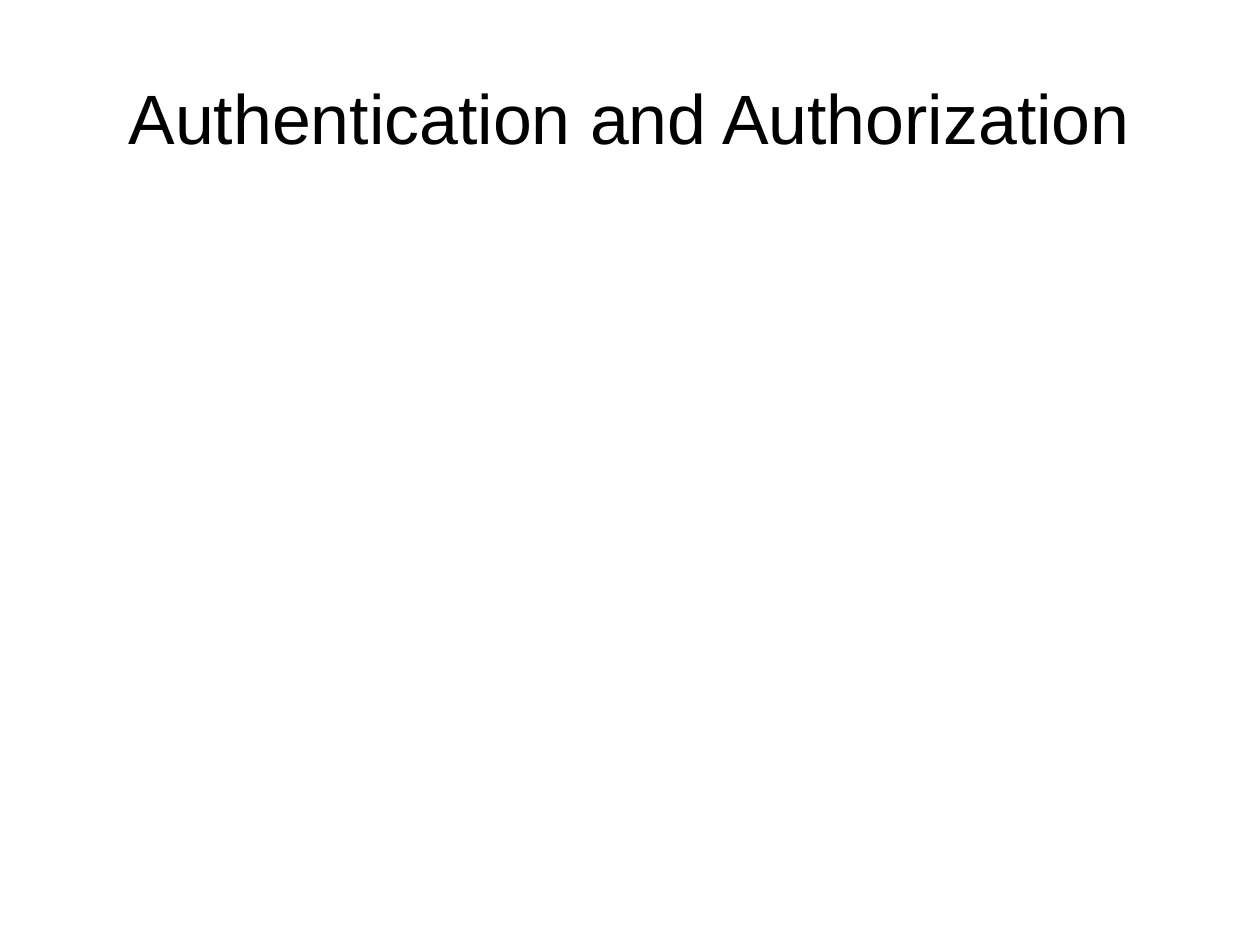
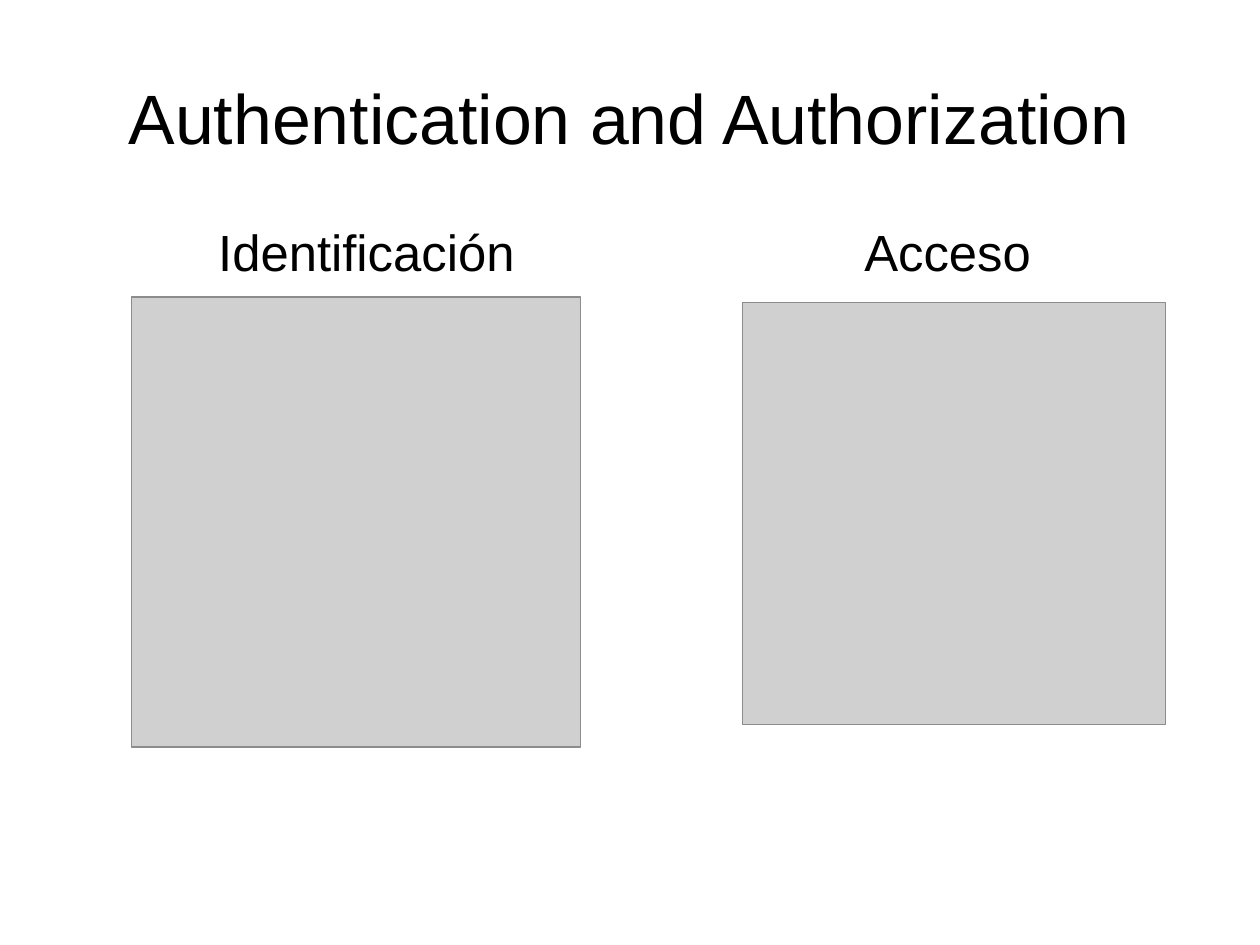
Before and after one commit to fcastillo-es/unsecure-example, a slide deck: slide 4 of slides/security.odp. Drawn at 1260x945 pixels with LibreOffice and Linux fonts; fonts in the diff are those of the drawing; grey boxes stand for pictures. Boxes give left, top, right and bottom in pixels: in the first picture for what was removed or moved away, otherwise in the second. Text is boxed around its words. In the diff, an @@ line names an element or a change of style, - is before the commit and + after.

```diff
--- a/slides/security.odp
+++ b/slides/security.odp
@@ text added at (218,233,514,272), 32 pt, text #000000 @@
+Identificación
@@ text added at (864,236,1031,272), 32 pt, text #000000 @@
+Acceso
@@ picture added at (131,297,581,748) @@
@@ picture added at (743,303,1166,725) @@
```
Also in this commit, not shown: 1 other slide changed, 2 slides added, 1 slide removed.
